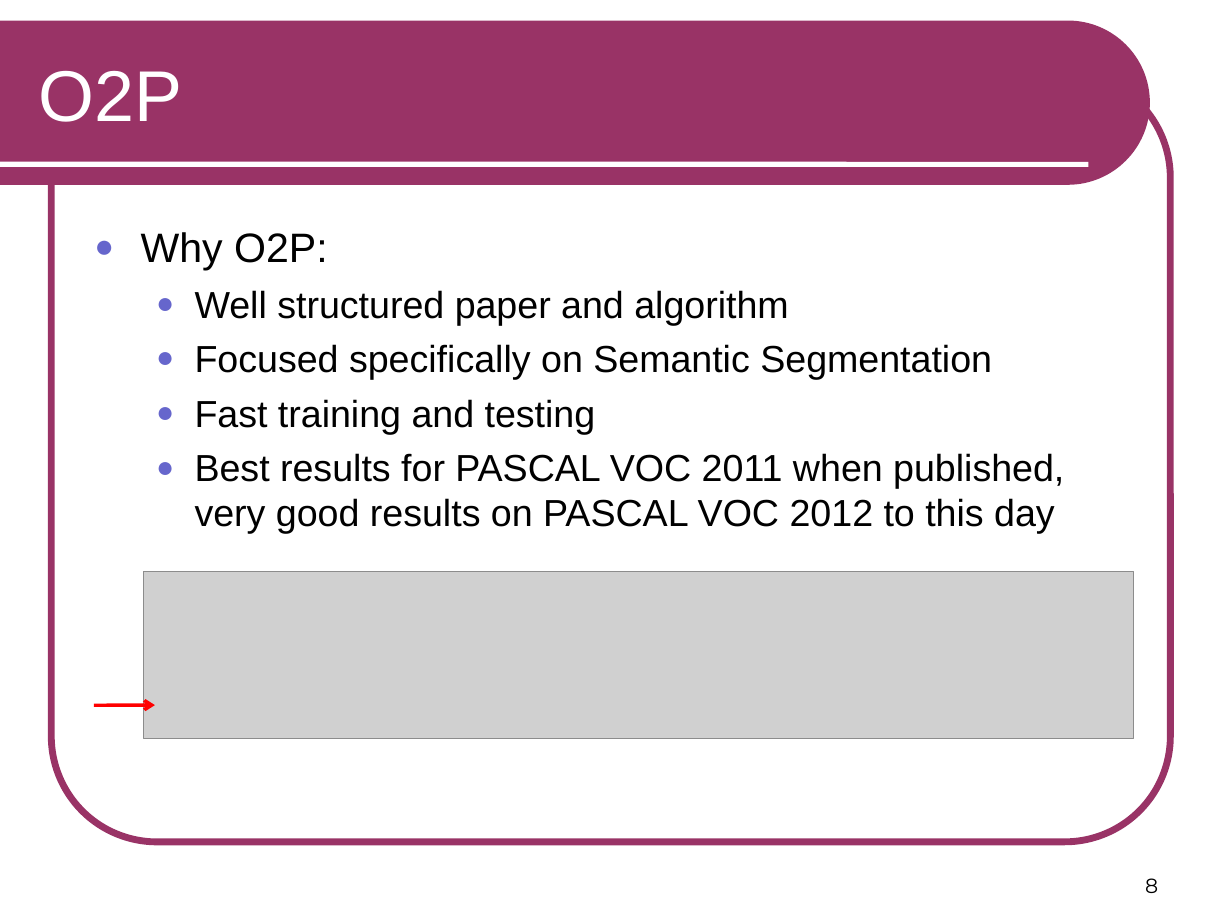
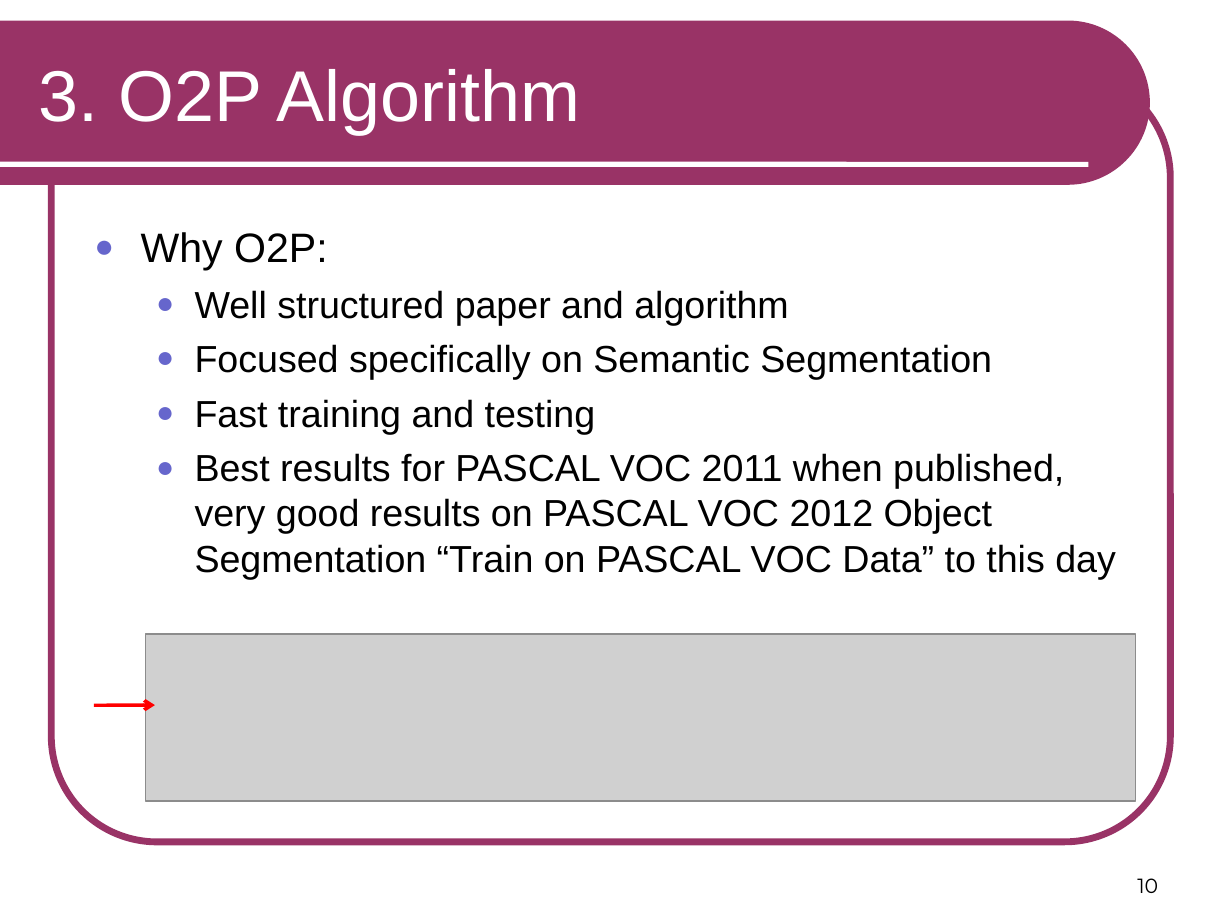
Before and after one commit to RSIP/SSI-SemanticSegmentation, a slide deck: slide 10 of template_slides.ppt (slide 8 before the commit). Drawn at 1232x924 pixels with LibreOffice and Linux fonts; fonts in the diff are those of the drawing; grey boxes stand for pictures. Boxes give left, top, right and bottom in pixels: in the first picture for what was removed or moved away, otherwise in the second. Text is boxed around its words. In the diff, an @@ line names an element or a change of style, - is before the commit and + after.

```diff
--- a/template_slides.ppt
+++ b/template_slides.ppt
@@ title at <box>39,69,580,134</box>: text changed @@
-O2P
+3. O2P Algorithm
@@ text at <box>195,453,1116,579</box>: text changed @@
-  ● Best results for PASCAL VOC 2011 when published, very good results on PASCAL VOC 2012 to this day
+  ● Best results for PASCAL VOC 2011 when published, very good results on PASCAL VOC 2012 Object Segmentation “Train on PASCAL VOC Data” to this day
@@ picture: place and size @@
-picture at <box>143,572,1133,739</box>
+picture at <box>145,634,1136,802</box>
@@ page number at <box>1137,878,1158,893</box>: text changed @@
-8
+10
```
Also in this commit, not shown: 16 other slides changed, 8 slides added, 2 slides removed.
